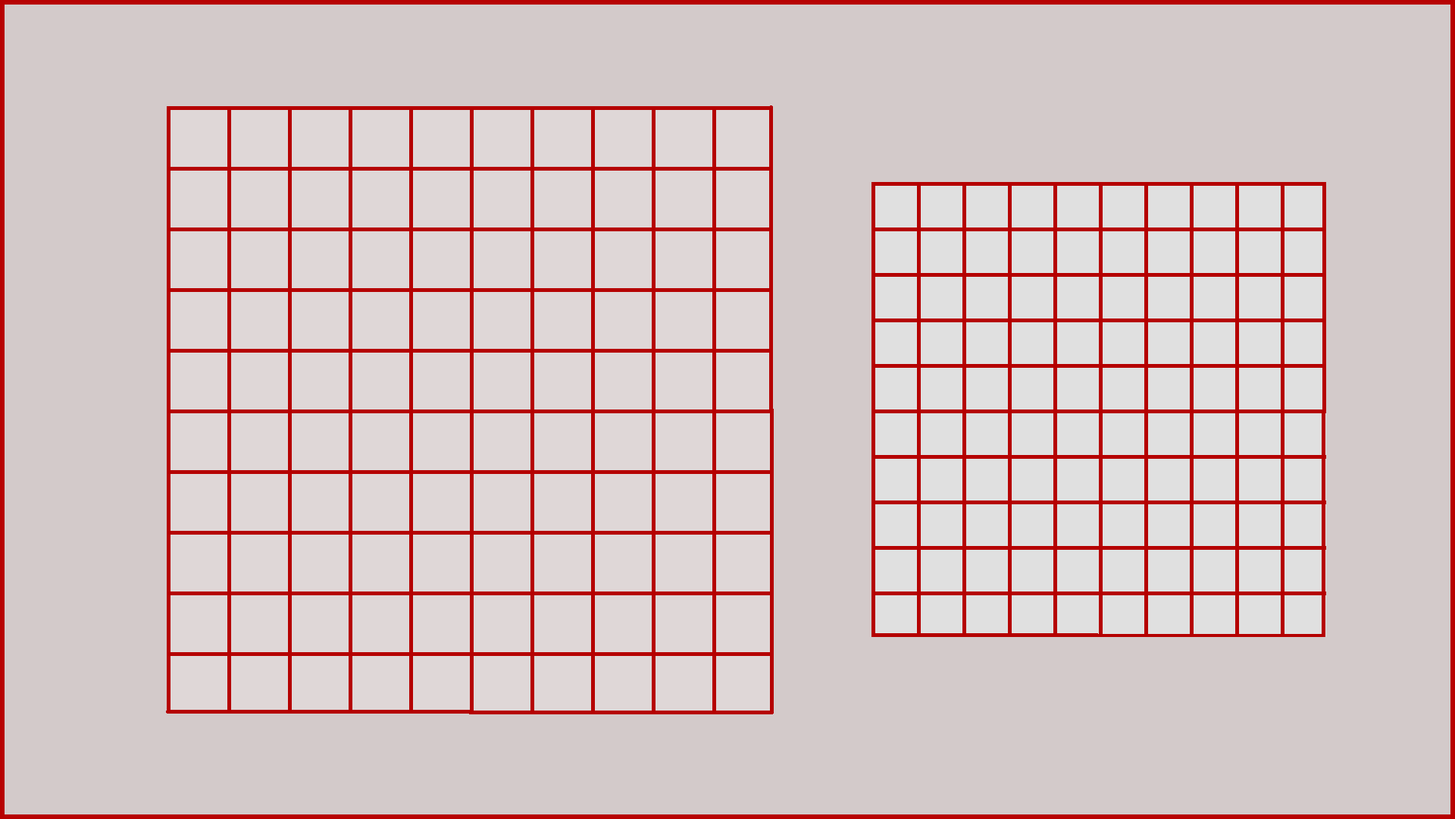
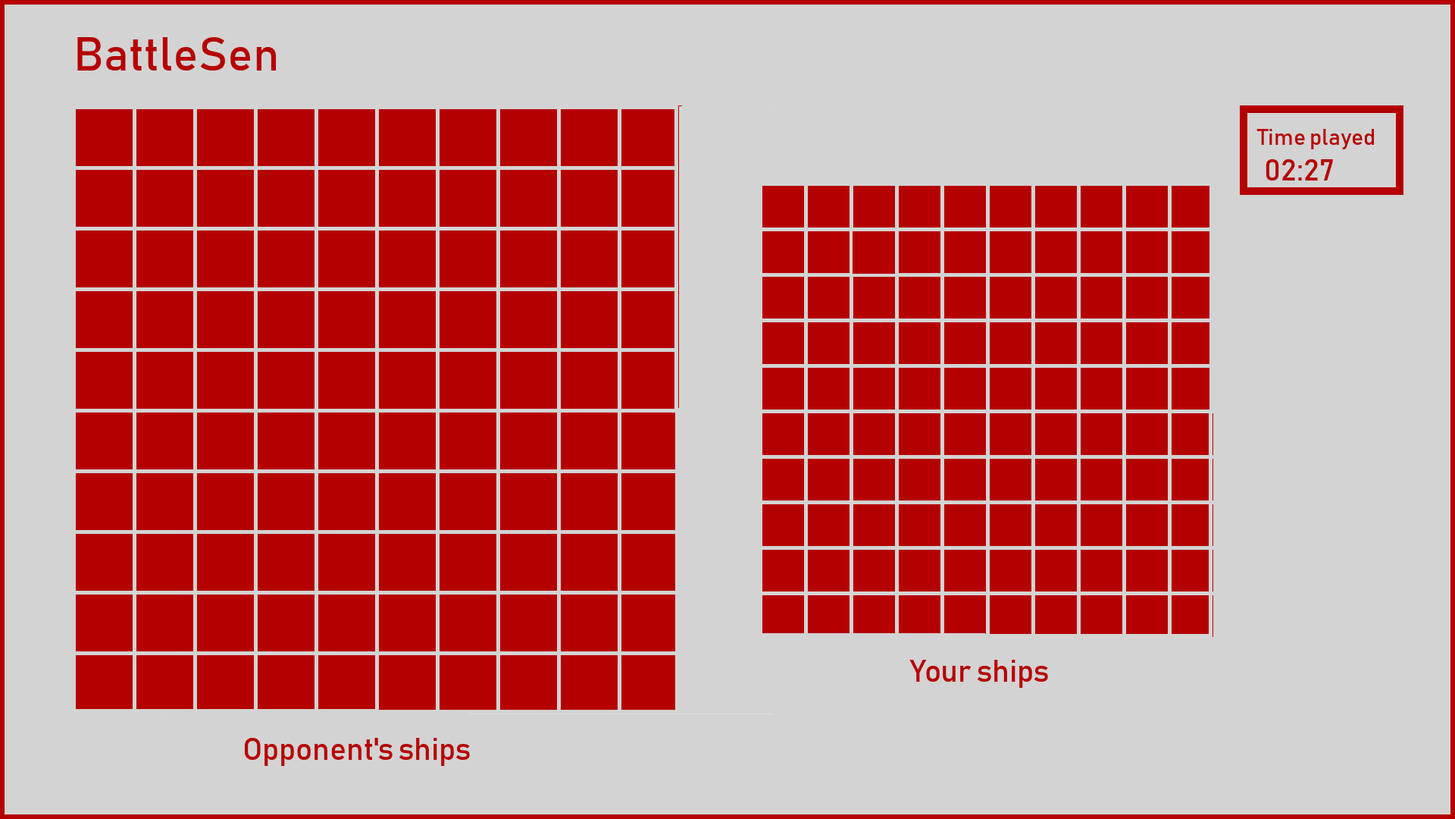
The second (1455, 819) image is a revision of the first. Changes to its layers:
removed layer "raster 2" over [871, 181, 1327, 637]
added layer "02:27" above "BattleSen" over [1265, 159, 1334, 181]
added layer "BattleSen" above "Time played" over [77, 37, 277, 71]
added layer "Time played" above "info" over [1256, 128, 1375, 150]
added layer "info" above "raster 2 #3" over [1240, 105, 1404, 195]
painted on "raster 2 #3" over [758, 181, 1327, 637]
renamed "raster" to "raster und", painted on it over [71, 104, 774, 715]
added layer "Your ships" above "Opponent's ships" over [909, 659, 1049, 688]
added layer "Opponent's ships" above "Background" over [244, 737, 470, 766]
"Background": opacity 95% → 100%, painted on it over [4, 4, 1451, 815]
removed layer "raster 2 #1" (was color erase) over [4, 4, 1451, 815]
